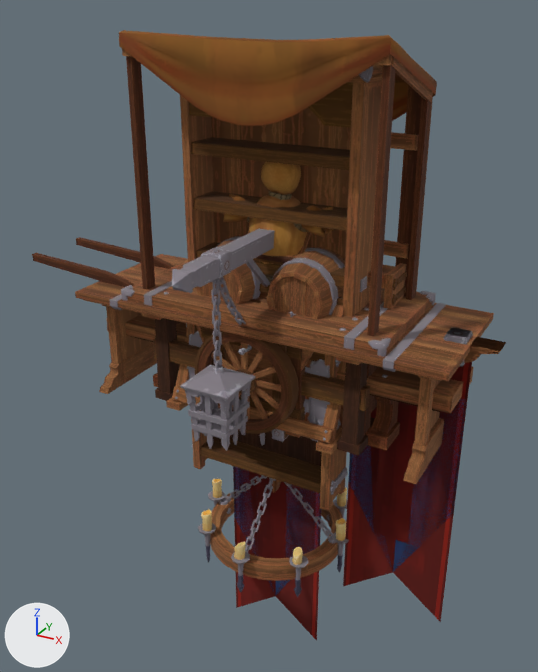
Two versions of the glTF model assets/models/fantasy-props.glb, one commit apart.
One viewpoint serves both versions: a camera (50 mm lens) standing at (2.38, -4.45, 2.75) and looking at (-0.06, -0.02, 0.54). Every picture has the same lights, and +X, +Y and +Z are marked at lower left. The picture after the commit comes second. Vertices at exactly the same position are counted once.

The first picture shows 'Banner_1', 'Banner_1_Cloth', 'Banner_2', 'Banner_2_Cloth', 'Barrel_Apples', 'Barrel_Holder', 'Bench', 'Bookcase_2', 'Cabinet', 'Chandelier', 'Chest_Wood', 'Crate_Wooden', 'Dummy', 'Lantern_Wall', 'Shelf_Arch', 'Stall_Cart_Empty', 'Table_Large', 'Torch_Metal', 'WeaponStand', 'Whetstone', 'Workbench' and 2 more.
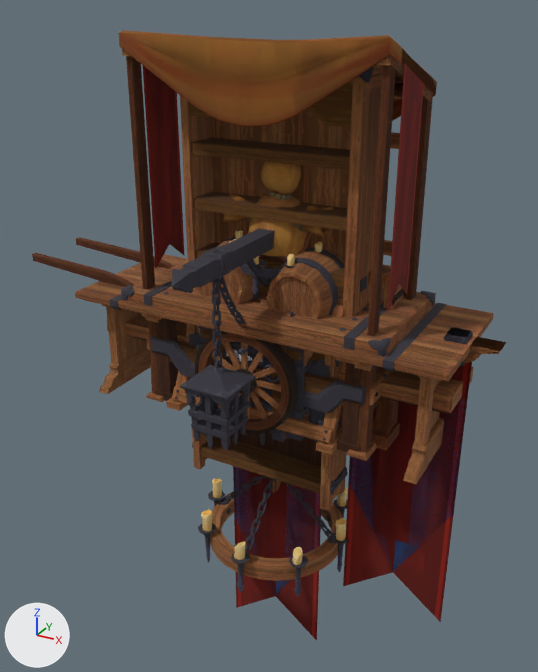
What differs and where, as boxes (x1, y1, x2, y2) in the pictures (538 x 672 px):
'Stall_Cart_Empty', recoloured
    both: (120, 47, 437, 434)
'Stall_Empty', added
    after: (123, 49, 437, 461)
'Lantern_Wall', recoloured (grey to black)
    both: (172, 228, 275, 451)
'Chandelier', recoloured
    both: (198, 475, 349, 583)
'Cage_Small', now drawn (mostly hidden)
    after: (196, 326, 311, 441)
'Chest_Wood', recoloured
    both: (188, 331, 339, 442)
'CandleStick_Stand', added
    after: (229, 230, 323, 295)
'Cauldron', added (mostly hidden)
    after: (229, 342, 266, 369)
'Whetstone', recoloured
    both: (238, 348, 309, 421)
'Anvil_Log', now drawn (mostly hidden)
    after: (226, 349, 263, 398)
'Torch_Metal', recoloured
    both: (260, 433, 265, 446)
'Barrel', recoloured
    both: (250, 299, 260, 301)
'Barrel_Apples', recoloured
    both: (250, 299, 260, 301)
part 1 of me_barrel_holder, recoloured
    both: (214, 237, 345, 317)
part 2 of me_crate_wooden, recoloured
    before: (272, 412, 306, 442)
    after: (272, 429, 287, 442)
part 4 of me_stall_cart_empty, recoloured
    before: (195, 271, 407, 434)
    after: (195, 288, 405, 434)
part 5 of me_stall_cart_empty, recoloured
    before: (195, 271, 407, 434)
    after: (195, 288, 405, 434)
part 7 of me_whetstone, recoloured
    both: (238, 348, 309, 413)
part 8 of me_chandelier, recoloured
    both: (198, 475, 349, 580)
part 11 of me_banner_1, recoloured
    after: (443, 327, 473, 367)
part 12 of me_banner_2, recoloured
    before: (443, 327, 473, 367)

Edits to the bpy script that builds the scene:
```text
Change mat_t_trim_metal:
    add n3 = _N.new('ShaderNodeMix'); n3.name = 'Mix'
    add n3.data_type = 'RGBA'
    add n3.blend_type = 'MULTIPLY'
    add n3.inputs[0].default_value = 1.0  # 'Factor'
    add n4 = _N.new('ShaderNodeVertexColor'); n4.name = 'Color Attribute'
    where n2 = _N.new('ShaderNodeTexImage'); n2.name = 'Image Texture'
    where n0 = _N.new('ShaderNodeBsdfPrincipled'); n0.name = 'Principled BSDF'
    remove _L.new(n2.outputs[0], n0.inputs[0])  # 'Color' to 'Base Color'
    add _L.new(n3.outputs[2], n0.inputs[0])  # 'Result' to 'Base Color'
    add _L.new(n4.outputs[0], n3.inputs[7])  # 'Color' to 'B'
    add _L.new(n2.outputs[0], n3.inputs[6])  # 'Color' to 'A'
Change me_barrel_holder:
    where me_barrel_holder.from_pydata(...)  # 1568 vertices, 2676 faces; spans x -0.68..0.68, y -0.389..0.352, z -0.006..1.251
    me_barrel_holder part 1: 1332 faces centred in x -0.68..0.68, y -0.389..0.239, z 0.717..1.248 are repainted in the vertex colours; the middle colour goes from white #ffffff to grey #70727c
Change me_crate_wooden:
    where me_crate_wooden.from_pydata(...)  # 1056 vertices, 1576 faces; spans x -0.426..0.416, y -0.454..0.454, z -0.052..0.878
    me_crate_wooden part 2: 1248 faces centred in x -0.407..0.407, y -0.454..0.454, z -0.052..0.878 are repainted in the vertex colours; the middle colour goes from white #ffffff to grey #70727c
Change me_chest_wood:
    where me_chest_wood.from_pydata(...)  # 1533 vertices, 2546 faces; spans x -0.638..0.638, y -0.378..0.378, z -0.023..0.693
    me_chest_wood part 3: vertex colours changed
Change me_stall_cart_empty:
    where me_stall_cart_empty.from_pydata(...)  # 2342 vertices, 3936 faces; spans x -2.11..0.91, y -0.53..0.53, z 0.0..2.63
    me_stall_cart_empty part 4: all 2218 faces that had it switch from mat_t_trim_metal_001 to mat_t_trim_metal
    me_stall_cart_empty part 5: 2218 faces centred in x -0.91..0.91, y -0.53..0.53, z 0.0..1.96 are repainted in the vertex colours; the middle colour goes from brown #ae7126 to brown #492e0d
Change me_dummy:
    where me_dummy.from_pydata(...)  # 1665 vertices, 2858 faces; spans x -0.4..0.4, y -0.29..0.29, z 0.0..1.86
    me_dummy part 6: vertex colours changed
Change me_whetstone:
    where me_whetstone.from_pydata(...)  # 660 vertices, 1100 faces; spans x -0.563..0.578, y -0.527..0.375, z 0.003..1.173
    me_whetstone part 7: 872 faces centred in x -0.446..0.446, y -0.527..0.339, z 0.178..0.912 are repainted in the vertex colours; the middle colour goes from white #ffffff to grey #70727c
Change me_chandelier:
    where me_chandelier.from_pydata(...)  # 3063 vertices, 5680 faces; spans x -0.651..0.651, y -0.651..0.651, z -1.422..0.036
    me_chandelier part 8: 3410 faces centred in x -0.648..0.648, y -0.648..0.648, z -1.218..0.032 are repainted in the vertex colours; the middle colour goes from white #ffffff to grey #70727c
Change me_lantern_wall:
    where me_lantern_wall.from_pydata(...)  # 1604 vertices, 2822 faces; spans x -0.179..0.179, y -1.251..0.051, z 0.082..1.419
    me_lantern_wall part 9: vertex colours changed
Change me_torch_metal:
    where me_torch_metal.from_pydata(...)  # 543 vertices, 970 faces; spans x -0.112..0.112, y -0.388..0.0, z -0.278..0.371
    me_torch_metal part 10: vertex colours changed
Change me_banner_1:
    where me_banner_1.from_pydata(...)  # 268 vertices, 448 faces; spans x 0.0..1.61, y -0.1..0.09, z -1.55..0.84
    me_banner_1 part 11: 242 faces centred in x 0.13..1.4, y -0.1..0.09, z -0.48..0.84 are repainted in the vertex colours; the middle colour goes from white #ffffff to grey #70727c
Change me_banner_2:
    where me_banner_2.from_pydata(...)  # 258 vertices, 429 faces; spans x 0.0..1.61, y -0.1..0.09, z -1.23..0.84
    me_banner_2 part 12: 242 faces centred in x 0.13..1.4, y -0.1..0.09, z -0.48..0.84 are repainted in the vertex colours; the middle colour goes from white #ffffff to grey #70727c
Add ob_candlestick_stand:
    ob_candlestick_stand = bpy.data.objects.new('CandleStick_Stand', me_candlestick_stand)  # 3067 vertices, 5738 faces; spans x -0.367..0.366, y -0.366..0.366, z -0.008..1.305
    ob_candlestick_stand.location = (0.0, 0.0, 0.0)
Add ob_cauldron:
    ob_cauldron = bpy.data.objects.new('Cauldron', me_cauldron)  # 1077 vertices, 2020 faces; spans x -0.495..0.495, y -0.472..0.472, z -0.003..0.813
    ob_cauldron.location = (0.0, 0.0, 0.0)
Add ob_stall_empty:
    ob_stall_empty = bpy.data.objects.new('Stall_Empty', me_stall_empty)  # 926 vertices, 1496 faces; spans x -0.92..0.92, y -0.47..0.46, z 0.0..2.62
    ob_stall_empty.location = (0.0, 0.0, 0.0)
```
